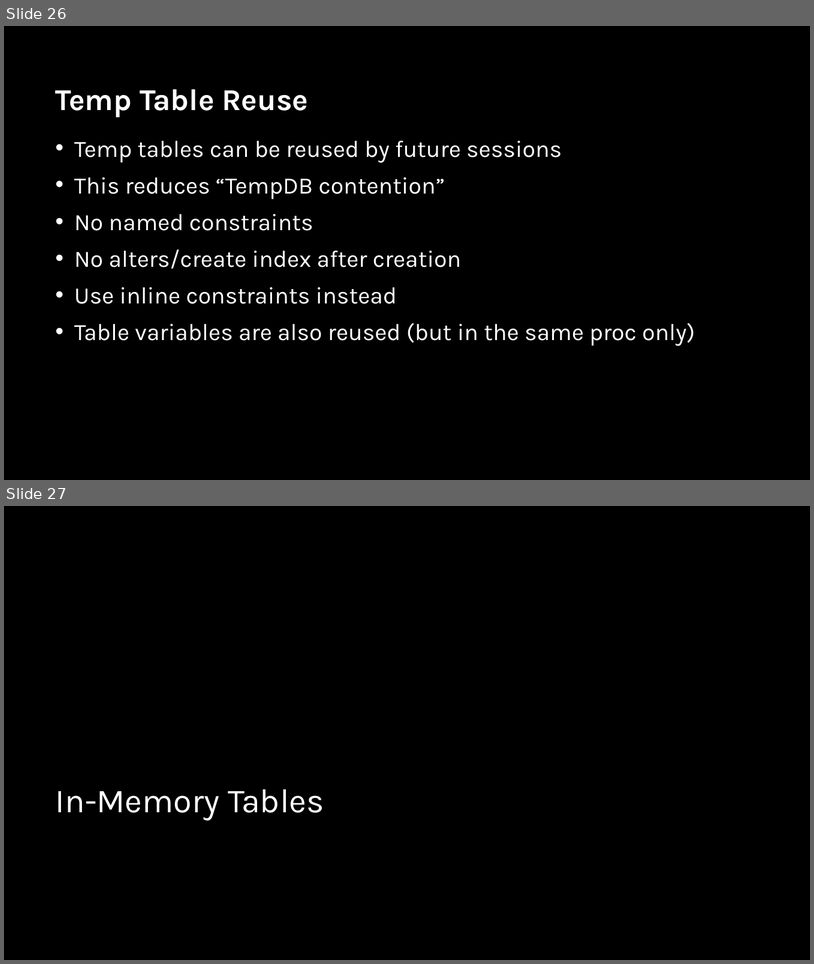
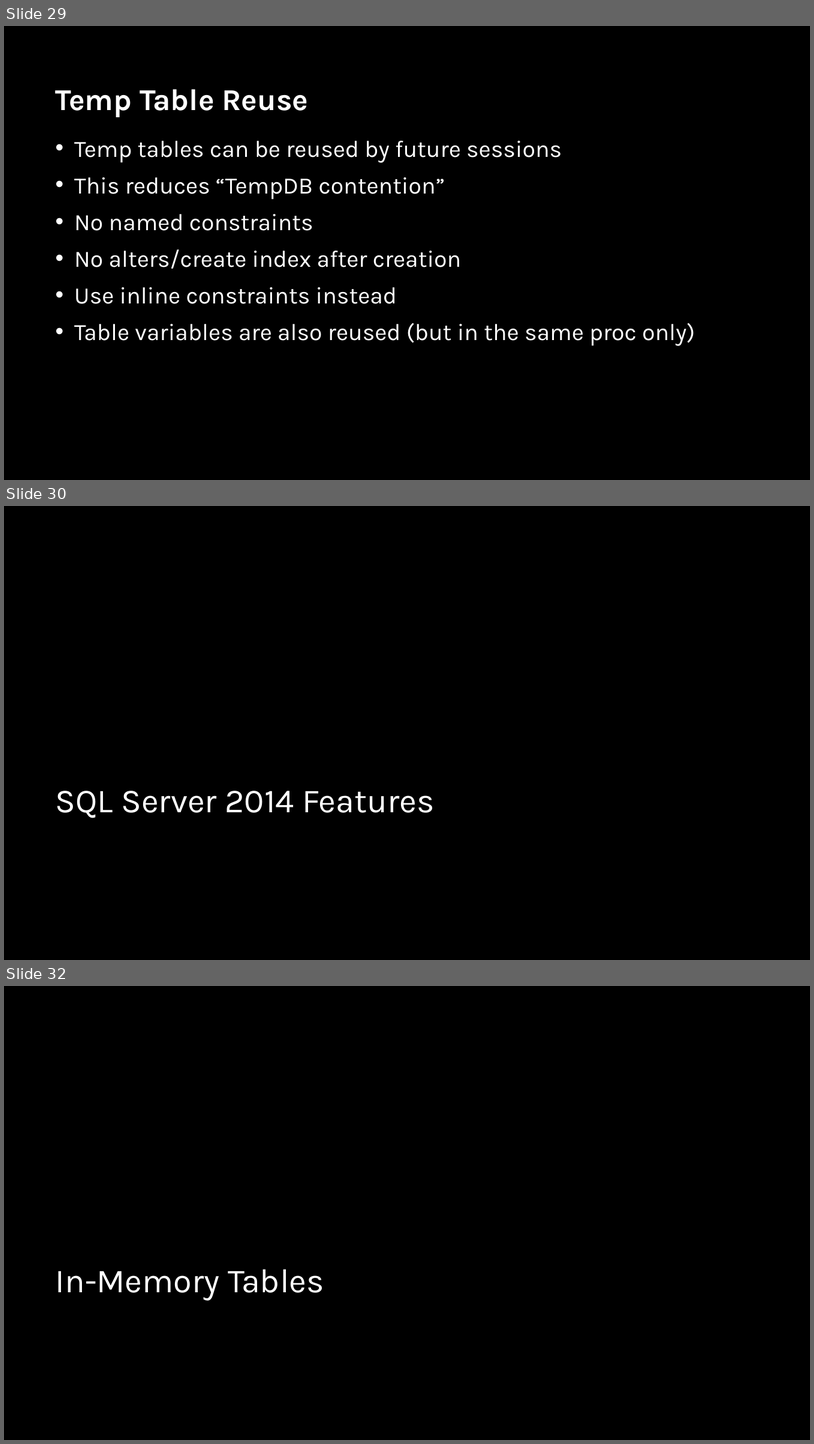
Before and after one commit to sabinio/SQLTraining, a slide deck: Slides/4. Performance.pptx. Shown one above the other, each under a label of ours: slides 26 and 27 before the commit, slides 29, 30 and 32 after it; the slides between them are not shown. The pictures are 814x964 and 814x1444 pixels, drawn with LibreOffice and Linux fonts; fonts in the diff are those of the drawing; background and template pictures are left out. Boxes give left, top, right and bottom in pixels: in the first picture for what was removed or moved away, otherwise in the second. Text is boxed around its words. In the diff, an @@ line names an element or a change of style, - is before the commit and + after.

```diff
--- a/Slides/4. Performance.pptx
+++ b/Slides/4. Performance.pptx
@@ slide 30 added at [4,506,810,960], background picture (left out) @@
@@ title added at [56,790,435,818], 40 pt, text #FFFFFF @@
+SQL Server 2014 Features
@@ what was slide 26 is now slide 29 @@
@@ what was slide 27 is now slide 32 @@
```
Also in this commit, not shown: 3 slides changed, 3 other slides added, 1 other file.
